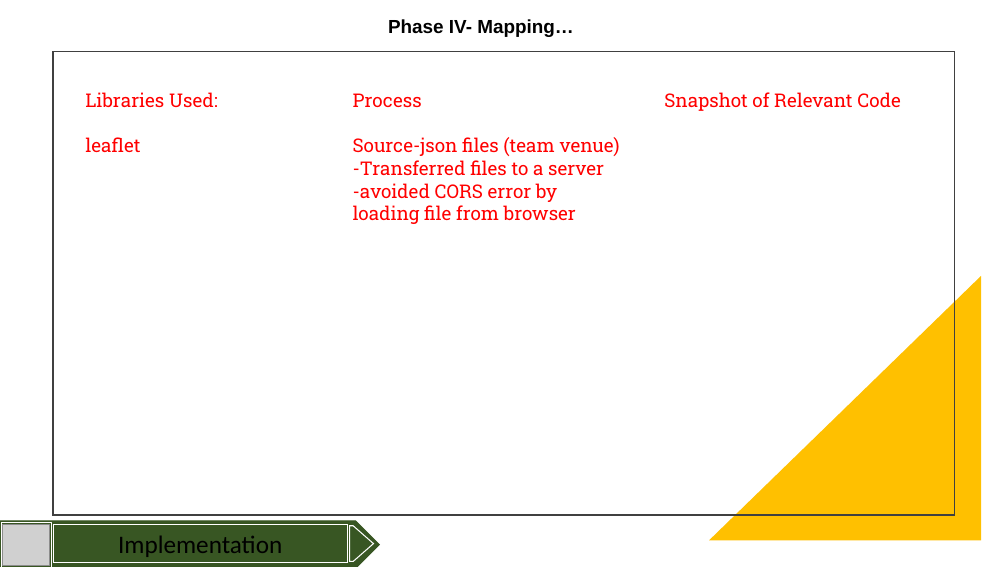
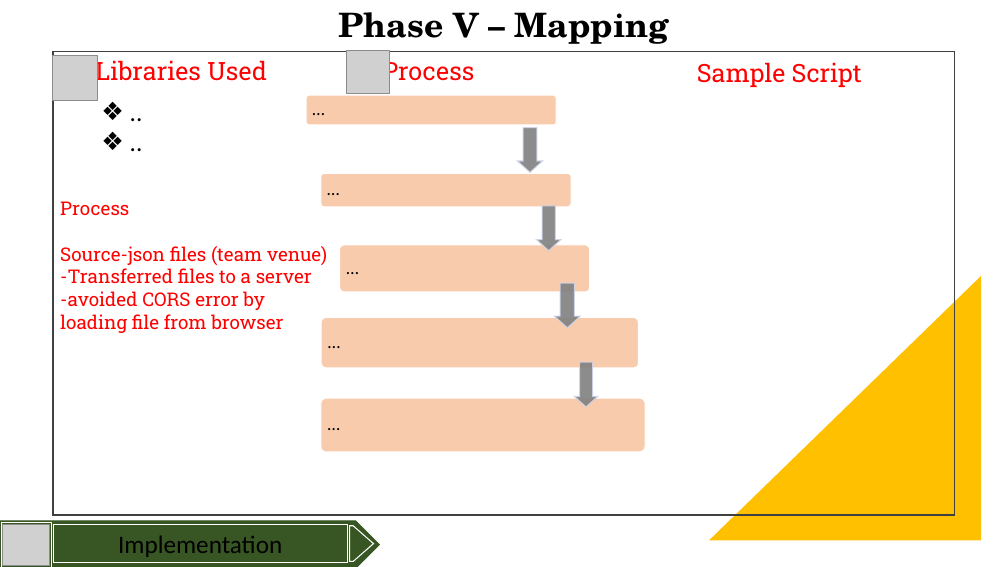
Before and after one commit to gusmendesbh/project3-group1, a slide deck: slide 11 of files/slides/Slide_deck.pptx (slide 10 before the commit). Drawn at 1008x567 pixels with LibreOffice and Linux fonts; fonts in the diff are those of the drawing; grey boxes stand for pictures. Boxes give left, top, right and bottom in pixels: in the first picture for what was removed or moved away, otherwise in the second. Text is boxed around its words. In the diff, an @@ line names an element or a change of style, - is before the commit and + after.

```diff
--- a/files/slides/Slide_deck.pptx
+++ b/files/slides/Slide_deck.pptx
@@ text at <box>338,12,669,44</box>: text changed; size 18 to 32 pt; font Arial to TeX Gyre Schola @@
-Phase IV- Mapping…
+Phase V – Mapping
@@ picture added at <box>53,55,98,101</box> @@
@@ text at <box>95,57,267,86</box>: text changed; size 18 to 24 pt @@
-Libraries Used:
-leaflet
+Libraries Used
@@ picture added at <box>346,51,389,94</box> @@
@@ text added at <box>382,57,474,86</box>, 24 pt, text #FF0000 @@
+Process
@@ text added at <box>697,62,862,87</box>, 24 pt, text #FF0000 @@
+Sample Script
@@ text added at <box>94,93,292,162</box>, 24 pt, text #000000 @@
+❖ ..
+❖ ..
@@ text removed at <box>664,92,901,111</box> @@
-Snapshot of Relevant Code
@@ text "Process": place and size @@
-text "Process" at <box>353,93,620,224</box>
+text "Process" at <box>60,201,327,333</box>
@@ group added at <box>306,95,645,452</box>: 5 rounded rectangles, 5 texts, 4 down arrows @@
+…
+…
+…
+…
+…
```
Also in this commit, not shown: 8 other slides changed, 1 slide added.
